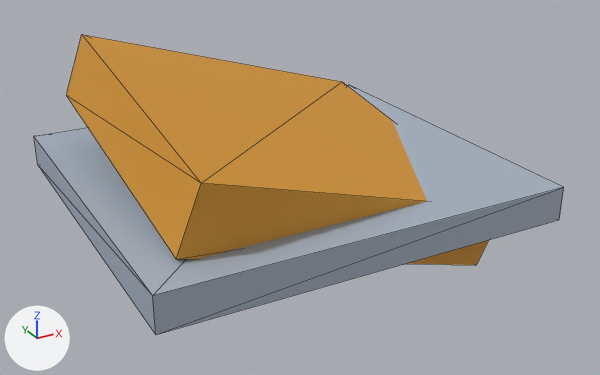
One commit to the glTF model assets/models/ranch-house-garage-wreck.glb: the scene before it, then after it.
Before and after are seen from a 50 mm lens placed at (-6.41, -12.45, 6.19), pointed at (0.2, -0.43, 0.17). Every picture has the same lights, and +X, +Y and +Z are marked at lower left. The older version comes first. Mesh edges are drawn as thin lines. Vertices at exactly the same position are counted once.

Objects in the first picture: 'Root'.
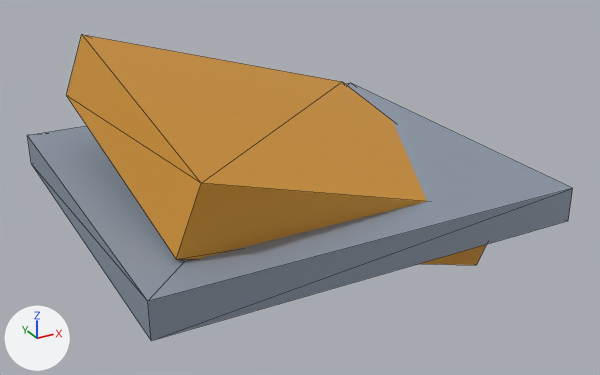
Changed parts and their boxes [x1, y1, x2, y2] in the pictures (600 x 375 px; the box of a moved part takes in the faces that stretch with it):
'Root', reshaped
    before: [34, 35, 564, 335]
    after: [27, 35, 573, 341]
part 1 of me_modelmesh, moved or reshaped
    before: [34, 85, 564, 335]
    after: [27, 83, 573, 341]
part 2 of me_modelmesh, recoloured (light grey to greyish blue)
    before: [34, 85, 564, 335]
    after: [27, 83, 573, 341]

Patch to the scene script:
```diff
--- a/assets/models/ranch-house-garage-wreck.glb.py
+++ b/assets/models/ranch-house-garage-wreck.glb.py
@@ me_modelmesh @@
 # used by ob_root; location = (0.0, 0.0, 0.0)
-me_modelmesh.from_pydata(...)  # 16 vertices, 24 faces; spans x -3.6..3.6, y -3.4..3.4, z -1.08..2.68
+me_modelmesh.from_pydata(...)  # 16 vertices, 24 faces; spans x -3.7..3.7, y -3.5..3.5, z -1.08..2.68
+# me_modelmesh part 1: the loose piece of 8 vertices spanning x -3.6..3.6, y -3.4..3.4, z 0.0..0.6 is scaled about its middle by (1.03, 1.03, 1)
+# me_modelmesh part 2: 12 faces centred in x -3.6..3.6, y -3.4..3.4, z 0.0..0.6 are repainted in the vertex colours; the middle colour goes from light grey #a8b4c3 to greyish blue #909cac
 me_modelmesh.materials.append(mat_defaultvertexcolormaterial)
```
